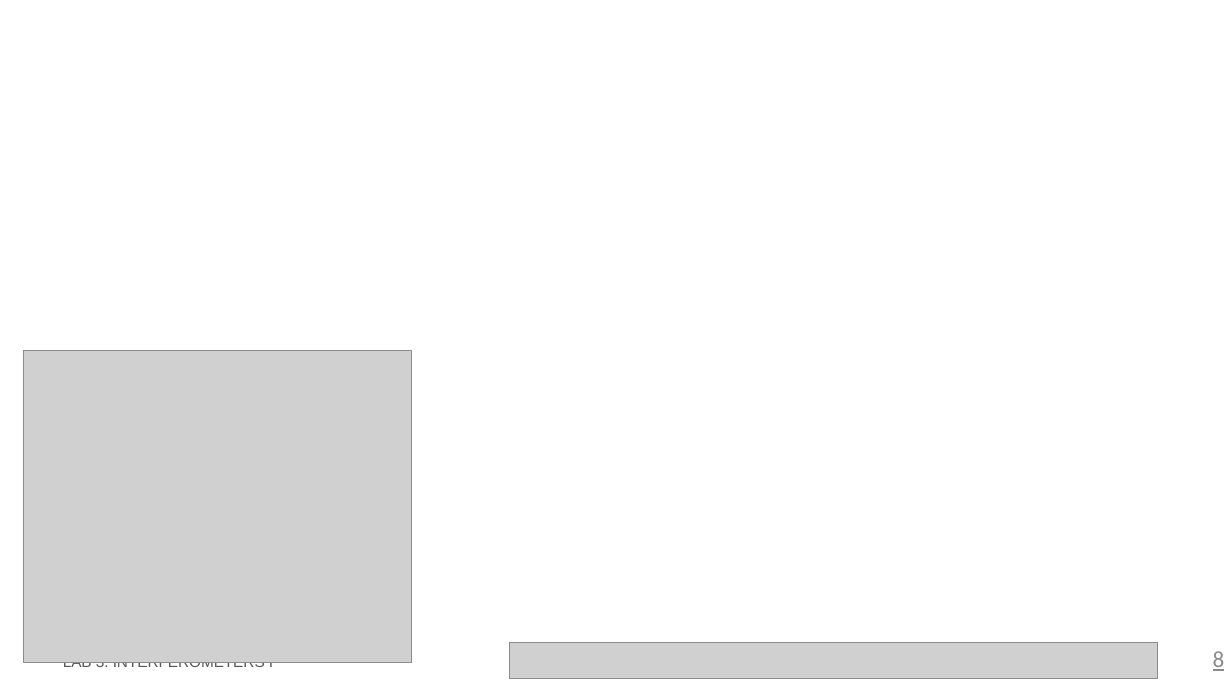
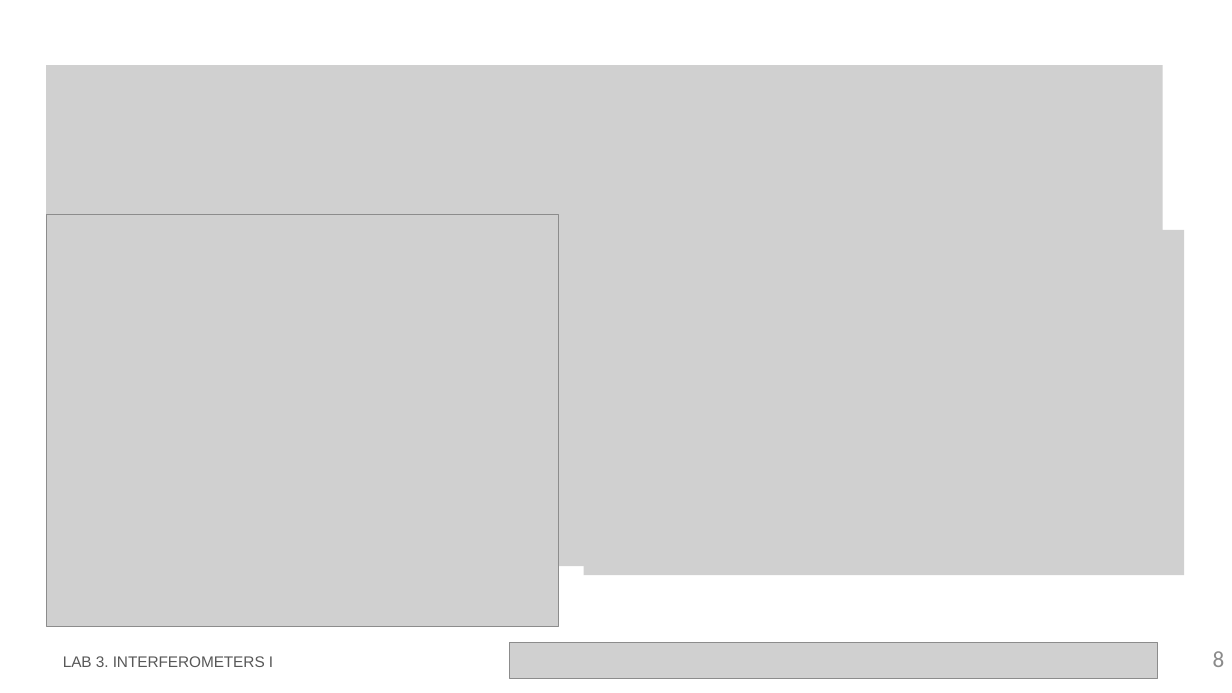
Before and after one commit to mromgar1/pic-upv-lab3, a slide deck: slide 8 of LabBook_3.pptx. Drawn at 1232x693 pixels with LibreOffice and Linux fonts; fonts in the diff are those of the drawing; grey boxes stand for pictures; background and template pictures are left out. Boxes give left, top, right and bottom in pixels: in the first picture for what was removed or moved away, otherwise in the second. Text is boxed around its words. In the diff, an @@ line names an element or a change of style, - is before the commit and + after.

```diff
--- a/LabBook_3.pptx
+++ b/LabBook_3.pptx
@@ picture added at (46,65,1163,566) @@
@@ picture added at (46,215,559,627) @@
@@ picture added at (584,230,1185,576) @@
@@ picture removed at (23,351,411,663) @@
@@ page number at (1213,651,1225,667): underline off @@
```
Also in this commit, not shown: 2 other slides changed, 1 slide added, 3 slides removed.
